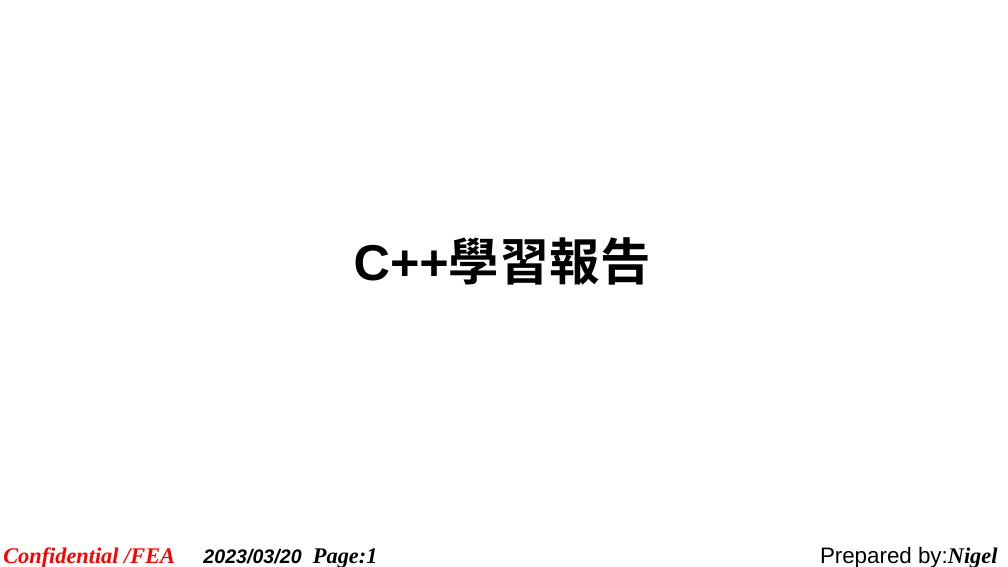
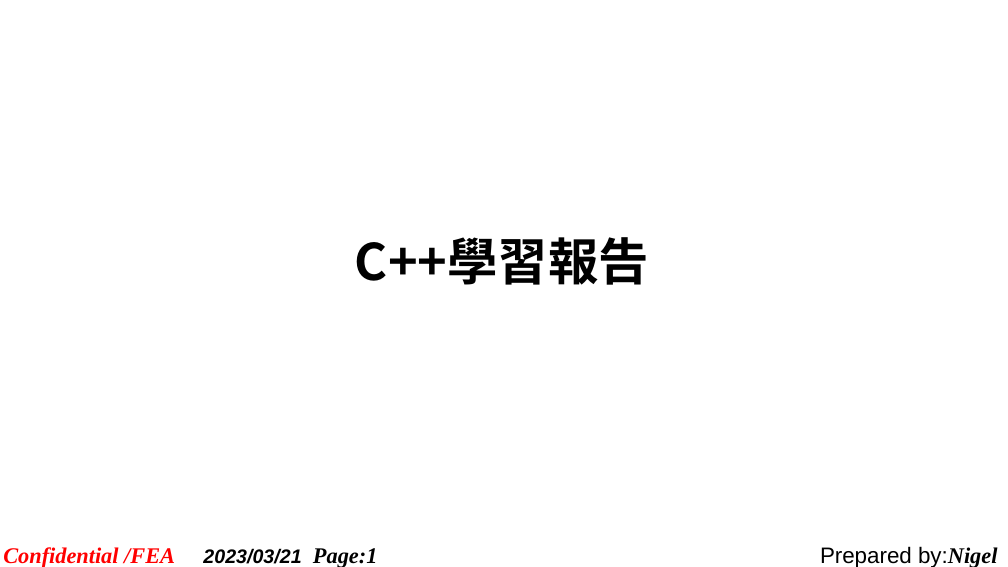
Before and after one commit to Shadow-ei/TEMP, a slide deck: slide 1 of 报告/C++學習報告_20230320.ppt. Drawn at 1008x567 pixels with LibreOffice and Linux fonts; fonts in the diff are those of the drawing; background and template pictures are left out. Boxes give left, top, right and bottom in pixels: in the first picture for what was removed or moved away, otherwise in the second. Text is boxed around its words. In the diff, an @@ line names an element or a change of style, - is before the commit and + after.

```diff
--- a/报告/C++學習報告_20230320.ppt
+++ b/报告/C++學習報告_20230320.ppt
@@ text "C++學習報告" at (x1=355, y1=237, x2=649, y2=285): font Arial to Noto Sans CJK SC @@
@@ text at (x1=203, y1=548, x2=377, y2=567): text changed @@
-2023/03/20 Page:1
+2023/03/21 Page:1
```
Also in this commit, not shown: 7 other slides changed, 10 slides added, 3 slides removed.
